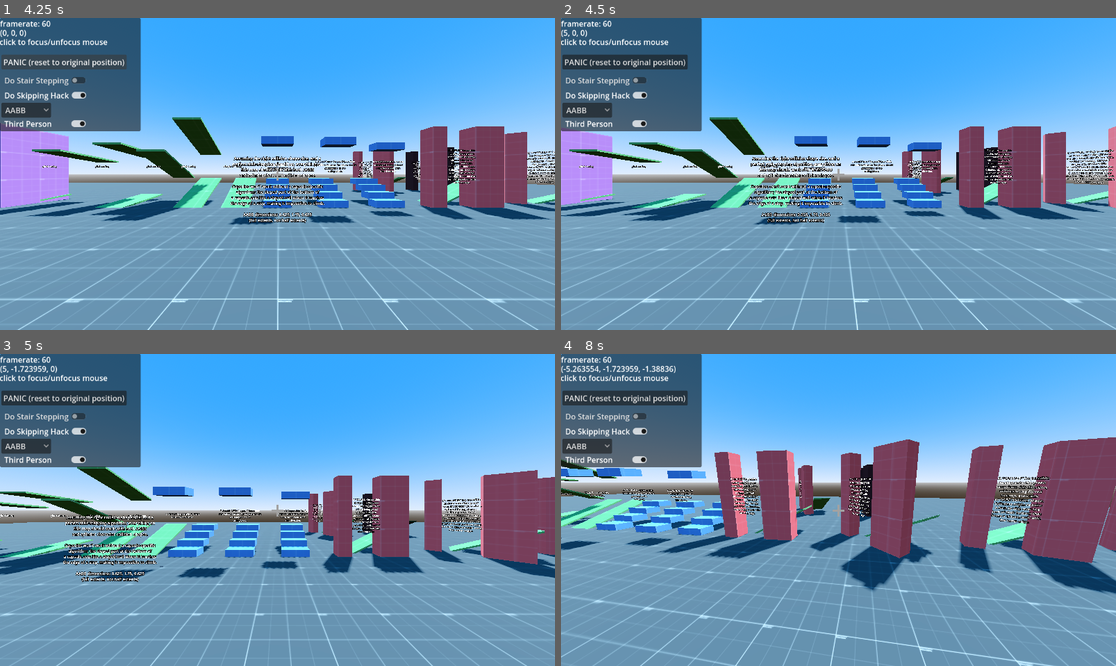
Above: before the commit, frames 1-4 (two rows, left to right).
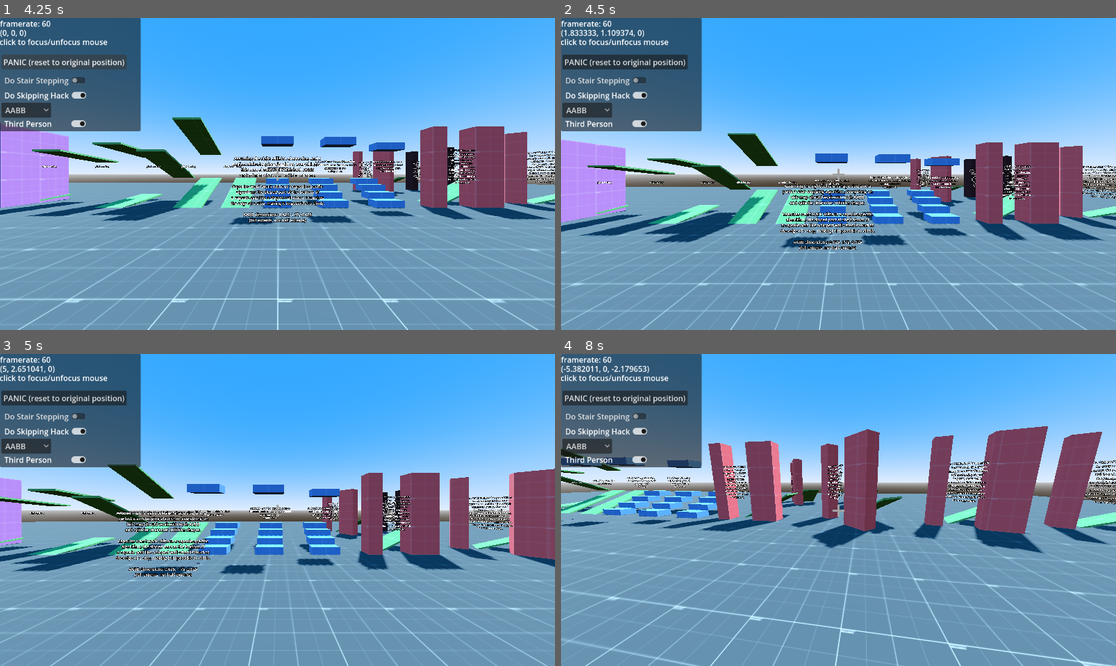
Above: after the commit, the same moments.

Repository: wareya/GodotStairTester
Game: Godot game, scene res://world.tscn
Same seed, same stepped clock (60 frames per second), same inputs: the game is played once before the commit and once after it.
Inputs (mouse positions are in pixels of both pictures, inside the frame that each line leads up to):
- Up to frame 1 (4.25 s): click "AABB" at 0.5 s; click "Do Stair Stepping" at 1.25 s; click "Do Skipping Hack" at 2 s; click "Third Person" at 2.75 s; click "PANIC (reset to original posi…" at 3.5 s
- Up to frame 2 (4.5 s): tap Enter (ui_accept) at 4.25 s; move the mouse to (960, 158) at 4.27 s; hold D (right, bound only before the commit) from 4.28 s (still down); hold Enter (ui_accept) from 4.28 s (still down)
- Up to frame 3 (5 s): keep holding D (right, bound only before the commit); keep holding Enter (ui_accept); tap Space (jump, bound only before the commit) at 4.52, 4.55, 4.82 s
- Up to frame 4 (8 s): move the mouse to (727, 525) at 5.02 s; release D (right, bound only before the commit) at 5.03 s; release Enter (ui_accept) at 5.03 s; hold S (backward, bound only before the commit) 5.03-5.78 s; tap Space (jump, bound only before the commit) at 5.1, 5.27, 5.57, 6.05, 6.77, 7.07, 7.52, 7.55, 7.82 s; tap Enter (ui_accept) at 5.3, 5.75, 6.5, 6.8, 7.25 s; move the mouse to (894, 441) at 5.77 s; press the mouse at (894, 441) at 5.78 s; hold D (right, bound only before the commit) 5.78-6.53 s; move the mouse to (832, 516) at 6.52 s; release the mouse at (832, 516) at 6.53 s; hold W (forward, bound only before the commit) 6.53-7.28 s; right-click (832, 516) at 6.6 s; move the mouse to (1005, 556) at 7.27 s; hold A (left, bound only before the commit) from 7.28 s (still down); hold Enter (ui_accept) from 7.28 s (still down)

Frame 1 is identical in both runs. In frame 2, 22% of the frame differs, in the area x 0-100%, y 3-100%; in frame 3, 22%; in frame 4, 30%.

Commit message:
cleanup, controller support

Diff:
--- a/player/SimplePlayer.gd
+++ b/player/SimplePlayer.gd
@@ -1,11 +1,4 @@
 extends CharacterBody3D
-
-func _ready() -> void:
-    $"../CollisionBox".add_item("AABB")
-    $"../CollisionBox".add_item("Cylinder")
-    $"../CollisionBox".add_item("Capsule")
-    $"../CollisionBox".add_item("Gem")
-    $"../CollisionBox".add_item("Octogem")
 
 const mouse_sens = 0.022 * 3.0
 
@@ -19,6 +12,15 @@
 
 const accel = 15.0
 const accel_air = 2.0
+
+func handle_stick_input(delta):
+    var camera_dir := Input.get_vector("camera_left", "camera_right", "camera_up", "camera_down")
+    var tilt = camera_dir.length()
+    var acceleration = pow(4.0, min(tilt, 1.0) - 1.0)
+    camera_dir *= acceleration
+    $CameraHolder.rotation_degrees.y -= camera_dir.x * 240.0 * delta
+    $CameraHolder.rotation_degrees.x -= camera_dir.y * 240.0 * delta
+    $CameraHolder.rotation_degrees.x = clamp($CameraHolder.rotation_degrees.x, -90.0, 90.0)
 
 func _input(event: InputEvent) -> void:
     if event is InputEventMouseMotion:
@@ -50,7 +52,8 @@
 func handle_accel(delta):
     if wish_dir != Vector3():
         var actual_maxspeed = max_speed if is_on_floor() else max_speed_air
-        var actual_accel = (accel if is_on_floor() else accel_air) * actual_maxspeed
+        var wish_dir_length = wish_dir.length()
+        var actual_accel = (accel if is_on_floor() else accel_air) * actual_maxspeed * wish_dir_length
 
         var floor_velocity = Vector3(velocity.x, 0, velocity.z)
         var speed_in_wish_dir = floor_velocity.dot(wish_dir.normalized())
@@ -73,22 +76,22 @@
 var camera_offset_y = 0.0
 
 func check_and_attempt_skipping_hack():
-        # try again with a certain minimum horizontal step distance if there was no wall collision and the wall trace was close
-        if do_skipping_hack and !found_stairs and is_on_floor() and !wall_collision and (wall_test_travel * Vector3(1,0,1)).length() < skipping_hack_distance:
-            # go back to where we were at the end of the ceiling collision test
-            global_position = ceiling_position
-            # calculate a new path for the wall test: horizontal only, length of our fallback distance
-            var floor_velocity = Vector3(velocity.x, 0.0, velocity.z)
-            var factor = skipping_hack_distance / floor_velocity.length()
-
-            # step 2, skipping hack version
-            wall_test_travel = floor_velocity * factor
-            wall_collision = move_and_collide(wall_test_travel, false, 0.0)
-
-            # step 3, skipping hack version
-            floor_collision = move_and_collide(Vector3.DOWN * (ceiling_travel_distance + (step_height if is_on_floor() else 0.0)))
-            if floor_collision and floor_collision.get_collision_count() > 0 and acos(floor_collision.get_normal(0).y) < floor_max_angle:
-                found_stairs = true
+    # try again with a certain minimum horizontal step distance if there was no wall collision and the wall trace was close
+    if do_skipping_hack and !found_stairs and is_on_floor() and !wall_collision and (wall_test_travel * Vector3(1,0,1)).length() < skipping_hack_distance:
+        # go back to where we were at the end of the ceiling collision test
+        global_position = ceiling_position
+        # calculate a new path for the wall test: horizontal only, length of our fallback distance
+        var floor_velocity = Vector3(velocity.x, 0.0, velocity.z)
+        var factor = skipping_hack_distance / floor_velocity.length()
+
+        # step 2, skipping hack version
+        wall_test_travel = floor_velocity * factor
+        wall_collision = move_and_collide(wall_test_travel, false, 0.0)
+
+        # step 3, skipping hack version
+        floor_collision = move_and_collide(Vector3.DOWN * (ceiling_travel_distance + (step_height if is_on_floor() else 0.0)))
+        if floor_collision and floor_collision.get_collision_count() > 0 and acos(floor_collision.get_normal(0).y) < floor_max_angle:
+            found_stairs = true
 
 var found_stairs = false
 var wall_test_travel = Vector3()
@@ -147,27 +150,15 @@
     return found_stairs
 
 func _process(delta: float) -> void:
-    if $"../StairsSetting":
-        do_stairs = $"../StairsSetting".button_pressed
-    if $"../SkippingSetting":
-        do_skipping_hack = $"../SkippingSetting".button_pressed
-
-    $"../FPS".text = "framerate: " + str(Engine.get_frames_per_second())
-    $"../Vel".text = str(velocity)
-
-    $AABB.disabled = $"../CollisionBox".selected != 0
-    $Gem.disabled = $"../CollisionBox".selected != 3
-    $Octogem.disabled = $"../CollisionBox".selected != 4
-    $Cylinder.disabled = $"../CollisionBox".selected != 1
-    $Capsule.disabled = $"../CollisionBox".selected != 2
-
-    if Input.is_action_pressed("jump") and is_on_floor():
+    handle_stick_input(delta)
+
+    if Input.is_action_pressed("ui_accept") and is_on_floor():
         velocity.y = jumpvel
         floor_snap_length = 0.0
     elif is_on_floor():
         floor_snap_length = 0.5
 
-    var input_dir := Input.get_vector("left", "right", "forward", "backward")
+    var input_dir := Input.get_vector("ui_left", "ui_right", "ui_up", "ui_down")
     wish_dir = Vector3(input_dir.x, 0, input_dir.y).rotated(Vector3.UP, $CameraHolder.global_rotation.y)
     if wish_dir.length_squared() > 1.0:
         wish_dir = wish_dir.normalized()
@@ -189,10 +180,11 @@
 
     add_collision_debug_visualizer(delta)
 
+@export var third_person = false
 func handle_camera_smoothing(start_position, delta):
     # first/third-person adjustment
-    $CameraHolder.position.y = 1.2 if $"../ThirdPerson".button_pressed else 1.5
-    $CameraHolder/Camera3D.position.z = 1.5 if $"../ThirdPerson".button_pressed else 0.0
+    $CameraHolder.position.y = 1.2 if third_person else 1.5
+    $CameraHolder/Camera3D.position.z = 1.5 if third_person else 0.0
 
     if do_camera_smoothing:
         # NOT NEEDED: camera smoothing
@@ -206,6 +198,7 @@
         $CameraHolder/Camera3D.position.y = 0.0
         $CameraHolder/Camera3D.position.x = 0.0
         $CameraHolder/Camera3D.global_position.y += camera_offset_y
+
 
 static func make_debug_mesh(color : Color):
     var texture = GradientTexture2D.new()
@@ -240,7 +233,6 @@
     func _process(delta):
         life -= delta
         if life < 0.0:
-            #print("dying at... ", global_position)
             queue_free()
         else:
             transparency = 1.0 - life/5.0
@@ -255,22 +247,16 @@
     if _debug_timer < 0.0:
         _debug_timer = 0.0
 
-    if true:#is_on_floor() or is_on_wall():
-        #var temp = global_position
-        #move_and_collide(Vector3.UP * step_height)
-        #move_and_collide(wish_dir * 0.04)
-        #var floor_collision = move_and_collide(Vector3.DOWN*(step_height + 0.04), true)
-        #global_position = temp
-        var collision = floor_collision if floor_collision else wall_collision
-        if collision:
-            var normal = collision.get_normal(0)
-            if normal.y > 0.1 and normal.y < 0.999:
-                var visualizer = Visualizer.new()
-                if acos(normal.y) < floor_max_angle:
-                    visualizer.mesh = _collision_debug_mesh
-                else:
-                    visualizer.mesh = _collision_debug_mesh_unwalkable
-                get_tree().current_scene.add_child(visualizer)
-                visualizer.look_at_from_position(Vector3(), normal)
-                visualizer.global_position = collision.get_position(0)
-                visualizer.global_position += normal*0.01
+    var collision = floor_collision if floor_collision else wall_collision
+    if collision:
+        var normal = collision.get_normal(0)
+        if normal.y > 0.1 and normal.y < 0.999:
+            var visualizer = Visualizer.new()
+            if acos(normal.y) < floor_max_angle:
+                visualizer.mesh = _collision_debug_mesh
+            else:
+                visualizer.mesh = _collision_debug_mesh_unwalkable
+            get_tree().current_scene.add_child(visualizer)
+            visualizer.look_at_from_position(Vector3(), normal)
+            visualizer.global_position = collision.get_position(0)
+            visualizer.global_position += normal*0.01
--- a/project.godot
+++ b/project.godot
@@ -17,29 +17,44 @@
 
 [input]
 
-forward={
+ui_accept={
 "deadzone": 0.5,
-"events": [Object(InputEventKey,"resource_local_to_scene":false,"resource_name":"","device":-1,"window_id":0,"alt_pressed":false,"shift_pressed":false,"ctrl_pressed":false,"meta_pressed":false,"pressed":false,"keycode":0,"physical_keycode":87,"key_label":0,"unicode":119,"echo":false,"script":null)
+"events": [Object(InputEventKey,"resource_local_to_scene":false,"resource_name":"","device":0,"window_id":0,"alt_pressed":false,"shift_pressed":false,"ctrl_pressed":false,"meta_pressed":false,"pressed":false,"keycode":4194309,"physical_keycode":0,"key_label":0,"unicode":0,"echo":false,"script":null)
+, Object(InputEventKey,"resource_local_to_scene":false,"resource_name":"","device":0,"window_id":0,"alt_pressed":false,"shift_pressed":false,"ctrl_pressed":false,"meta_pressed":false,"pressed":false,"keycode":4194310,"physical_keycode":0,"key_label":0,"unicode":0,"echo":false,"script":null)
+, Object(InputEventKey,"resource_local_to_scene":false,"resource_name":"","device":0,"window_id":0,"alt_pressed":false,"shift_pressed":false,"ctrl_pressed":false,"meta_pressed":false,"pressed":false,"keycode":32,"physical_keycode":0,"key_label":0,"unicode":32,"echo":false,"script":null)
+, Object(InputEventJoypadButton,"resource_local_to_scene":false,"resource_name":"","device":-1,"button_index":0,"pressure":0.0,"pressed":true,"script":null)
 ]
 }
-backward={
+ui_left={
 "deadzone": 0.5,
-"events": [Object(InputEventKey,"resource_local_to_scene":false,"resource_name":"","device":-1,"window_id":0,"alt_pressed":false,"shift_pressed":false,"ctrl_pressed":false,"meta_pressed":false,"pressed":false,"keycode":0,"physical_keycode":83,"key_label":0,"unicode":115,"echo":false,"script":null)
+"events": [Object(InputEventKey,"resource_local_to_scene":false,"resource_name":"","device":0,"window_id":0,"alt_pressed":false,"shift_pressed":false,"ctrl_pressed":false,"meta_pressed":false,"pressed":false,"keycode":4194319,"physical_keycode":0,"key_label":0,"unicode":0,"echo":false,"script":null)
+, Object(InputEventJoypadButton,"resource_local_to_scene":false,"resource_name":"","device":0,"button_index":13,"pressure":0.0,"pressed":false,"script":null)
+, Object(InputEventJoypadMotion,"resource_local_to_scene":false,"resource_name":"","device":0,"axis":0,"axis_value":-1.0,"script":null)
+, Object(InputEventKey,"resource_local_to_scene":false,"resource_name":"","device":-1,"window_id":0,"alt_pressed":false,"shift_pressed":false,"ctrl_pressed":false,"meta_pressed":false,"pressed":false,"keycode":0,"physical_keycode":65,"key_label":0,"unicode":97,"echo":false,"script":null)
 ]
 }
-right={
+ui_right={
 "deadzone": 0.5,
-"events": [Object(InputEventKey,"resource_local_to_scene":false,"resource_name":"","device":-1,"window_id":0,"alt_pressed":false,"shift_pressed":false,"ctrl_pressed":false,"meta_pressed":false,"pressed":false,"keycode":0,"physical_keycode":68,"key_label":0,"unicode":100,"echo":false,"script":null)
+"events": [Object(InputEventKey,"resource_local_to_scene":false,"resource_name":"","device":0,"window_id":0,"alt_pressed":false,"shift_pressed":false,"ctrl_pressed":false,"meta_pressed":false,"pressed":false,"keycode":4194321,"physical_keycode":0,"key_label":0,"unicode":0,"echo":false,"script":null)
+, Object(InputEventJoypadButton,"resource_local_to_scene":false,"resource_name":"","device":0,"button_index":14,"pressure":0.0,"pressed":false,"script":null)
+, Object(InputEventJoypadMotion,"resource_local_to_scene":false,"resource_name":"","device":0,"axis":0,"axis_value":1.0,"script":null)
+, Object(InputEventKey,"resource_local_to_scene":false,"resource_name":"","device":-1,"window_id":0,"alt_pressed":false,"shift_pressed":false,"ctrl_pressed":false,"meta_pressed":false,"pressed":false,"keycode":0,"physical_keycode":68,"key_label":0,"unicode":100,"echo":false,"script":null)
 ]
 }
-left={
+ui_up={
 "deadzone": 0.5,
-"events": [Object(InputEventKey,"resource_local_to_scene":false,"resource_name":"","device":-1,"window_id":0,"alt_pressed":false,"shift_pressed":false,"ctrl_pressed":false,"meta_pressed":false,"pressed":false,"keycode":0,"physical_keycode":65,"key_label":0,"unicode":97,"echo":false,"script":null)
+"events": [Object(InputEventKey,"resource_local_to_scene":false,"resource_name":"","device":0,"window_id":0,"alt_pressed":false,"shift_pressed":false,"ctrl_pressed":false,"meta_pressed":false,"pressed":false,"keycode":4194320,"physical_keycode":0,"key_label":0,"unicode":0,"echo":false,"script":null)
+, Object(InputEventJoypadButton,"resource_local_to_scene":false,"resource_name":"","device":0,"button_index":11,"pressure":0.0,"pressed":false,"script":null)
+, Object(InputEventJoypadMotion,"resource_local_to_scene":false,"resource_name":"","device":0,"axis":1,"axis_value":-1.0,"script":null)
+, Object(InputEventKey,"resource_local_to_scene":false,"resource_name":"","device":-1,"window_id":0,"alt_pressed":false,"shift_pressed":false,"ctrl_pressed":false,"meta_pressed":false,"pressed":false,"keycode":0,"physical_keycode":87,"key_label":0,"unicode":119,"echo":false,"script":null)
 ]
 }
-jump={
+ui_down={
 "deadzone": 0.5,
-"events": [Object(InputEventKey,"resource_local_to_scene":false,"resource_name":"","device":-1,"window_id":0,"alt_pressed":false,"shift_pressed":false,"ctrl_pressed":false,"meta_pressed":false,"pressed":false,"keycode":0,"physical_keycode":32,"key_label":0,"unicode":32,"echo":false,"script":null)
+"events": [Object(InputEventKey,"resource_local_to_scene":false,"resource_name":"","device":0,"window_id":0,"alt_pressed":false,"shift_pressed":false,"ctrl_pressed":false,"meta_pressed":false,"pressed":false,"keycode":4194322,"physical_keycode":0,"key_label":0,"unicode":0,"echo":false,"script":null)
+, Object(InputEventJoypadButton,"resource_local_to_scene":false,"resource_name":"","device":0,"button_index":12,"pressure":0.0,"pressed":false,"script":null)
+, Object(InputEventJoypadMotion,"resource_local_to_scene":false,"resource_name":"","device":0,"axis":1,"axis_value":1.0,"script":null)
+, Object(InputEventKey,"resource_local_to_scene":false,"resource_name":"","device":-1,"window_id":0,"alt_pressed":false,"shift_pressed":false,"ctrl_pressed":false,"meta_pressed":false,"pressed":false,"keycode":0,"physical_keycode":83,"key_label":0,"unicode":115,"echo":false,"script":null)
 ]
 }
 m1={
@@ -52,3 +67,23 @@
 "events": [Object(InputEventMouseButton,"resource_local_to_scene":false,"resource_name":"","device":-1,"window_id":0,"a …(253 unchanged characters)…
 ]
 }
+camera_left={
+"deadzone": 0.5,
+"events": [Object(InputEventJoypadMotion,"resource_local_to_scene":false,"resource_name":"","device":-1,"axis":2,"axis_value":-1.0,"script":null)
+]
+}
+camera_right={
+"deadzone": 0.5,
+"events": [Object(InputEventJoypadMotion,"resource_local_to_scene":false,"resource_name":"","device":-1,"axis":2,"axis_value":1.0,"script":null)
+]
+}
+camera_up={
+"deadzone": 0.5,
+"events": [Object(InputEventJoypadMotion,"resource_local_to_scene":false,"resource_name":"","device":-1,"axis":3,"axis_value":-1.0,"script":null)
+]
+}
+camera_down={
+"deadzone": 0.5,
+"events": [Object(InputEventJoypadMotion,"resource_local_to_scene":false,"resource_name":"","device":-1,"axis":3,"axis_value":1.0,"script":null)
+]
+}
--- /dev/null
+++ b/world.gd
@@ -0,0 +1,25 @@
+extends Node3D
+
+
+
+func _ready() -> void:
+    $"CollisionBox".add_item("AABB")
+    $"CollisionBox".add_item("Cylinder")
+    $"CollisionBox".add_item("Capsule")
+    $"CollisionBox".add_item("Gem")
+    $"CollisionBox".add_item("Octogem")
+
+# Called every frame. 'delta' is the elapsed time since the previous frame.
+func _process(delta: float) -> void:
+    $CharacterBody3D.do_stairs = $StairsSetting.button_pressed
+    $CharacterBody3D.do_skipping_hack = $SkippingSetting.button_pressed
+    $CharacterBody3D.third_person = $ThirdPerson.button_pressed
+
+    $"FPS".text = "framerate: " + str(Engine.get_frames_per_second())
+    $"Vel".text = str($CharacterBody3D.velocity)
+
+    $CharacterBody3D/AABB.disabled = $CollisionBox.selected != 0
+    $CharacterBody3D/Gem.disabled = $CollisionBox.selected != 3
+    $CharacterBody3D/Octogem.disabled = $CollisionBox.selected != 4
+    $CharacterBody3D/Cylinder.disabled = $CollisionBox.selected != 1
+    $CharacterBody3D/Capsule.disabled = $CollisionBox.selected != 2
--- a/world.tscn
+++ b/world.tscn
@@ -1,7 +1,8 @@
-[gd_scene load_steps=19 format=3 uid="uid://byikl3mg1l0io"]
+[gd_scene load_steps=20 format=3 uid="uid://byikl3mg1l0io"]
 
 [ext_resource type="PackedScene" uid="uid://b5rmjajnlo22w" path="res://StairsTestScene.tscn" id="1_0ystr"]
 [ext_resource type="Script" path="res://player/SimplePlayer.gd" id="1_2s7tp"]
+[ext_resource type="Script" path="res://world.gd" id="1_mkwvl"]
 [ext_resource type="Script" path="res://ResetButton.gd" id="3_2mp0y"]
 [ext_resource type="Script" path="res://CollisionBoxPicker.gd" id="4_1xxhe"]
 [ext_resource type="Script" path="res://StairsSetting.gd" id="4_05imk"]
@@ -28,7 +29,7 @@
 points = PackedVector3Array(-0.312, 0.6, -0.312, -0.312, 0.6, 0.313, 0.313, 0.6, -0.312, 0.313, 0.6, 0.313, 0, 0.875, 0, 0, -0.875, 0, -0.312, -0.6, -0.312, -0.312, -0.6, 0.312, 0.312, -0.6, -0.312, 0.312, -0.6, 0.312)
 
 [sub_resource type="ConvexPolygonShape3D" id="ConvexPolygonShape3D_mkkux"]
-points = PackedVector3Array(0, 0.6, -0.312, 0, 0.6, 0.313, -0.312, 0.6, 0, 0.313, 0.6, 0, 0, 0.875, 0, 0, -0.875, 0, 0, -0.6, -0.312, 0, -0.6, 0.312, -0.312, -0.6, 0, 0.312, -0.6, 0, 0.221, 0.6, 0.221, 0.221, 0.6 …(134 unchanged characters)…
+points = PackedVector3Array(0, 0.6, -0.312, 0, 0.6, 0.313, -0.312, 0.6, 0, 0.313, 0.6, 0, 0, 0.875, 0, 0, -0.875, 0, 0, -0.6, -0.312, 0, -0.6, 0.313, -0.312, -0.6, 0, 0.313, -0.6, 0, 0.221, 0.6, 0.221, 0.221, 0.6 …(134 unchanged characters)…
 
 [sub_resource type="CylinderShape3D" id="CylinderShape3D_eu7ao"]
 margin = 0.0
@@ -79,6 +80,7 @@
 size = Vector2(0.1, 0.1)
 
 [node name="World" type="Node3D"]
+script = ExtResource("1_mkwvl")
 
 [node name="DirectionalLight3D" type="DirectionalLight3D" parent="."]
 transform = Transform3D(-0.866023, -0.433016, 0.250001, 0, 0.499998, 0.866027, -0.500003, 0.749999, -0.43301, 0, 0, 0)
@@ -95,11 +97,13 @@
 
 [node name="AABB" type="CollisionShape3D" parent="CharacterBody3D"]
 transform = Transform3D(1, 0, 0, 0, 1, 0, 0, 0, 1, 0, 0.875, 0)
+visible = false
 shape = SubResource("BoxShape3D_x1wx2")
 disabled = true
 
 [node name="Gem" type="CollisionShape3D" parent="CharacterBody3D"]
 transform = Transform3D(1, 0, 0, 0, 1, 0, 0, 0, 1, 0, 0.875, 0)
+visible = false
 shape = SubResource("ConvexPolygonShape3D_kujgx")
 disabled = true
 
@@ -110,11 +114,13 @@
 
 [node name="Cylinder" type="CollisionShape3D" parent="CharacterBody3D"]
 transform = Transform3D(1, 0, 0, 0, 1, 0, 0, 0, 1, 0, 0.875, 0)
+visible = false
 shape = SubResource("CylinderShape3D_eu7ao")
 disabled = true
 
 [node name="Capsule" type="CollisionShape3D" parent="CharacterBody3D"]
 transform = Transform3D(1, 0, 0, 0, 1, 0, 0, 0, 1, 0, 0.875, 0)
+visible = false
 shape = SubResource("CapsuleShape3D_oswhk")
 
 [node name="CameraHolder" type="Node3D" parent="CharacterBody3D"]
